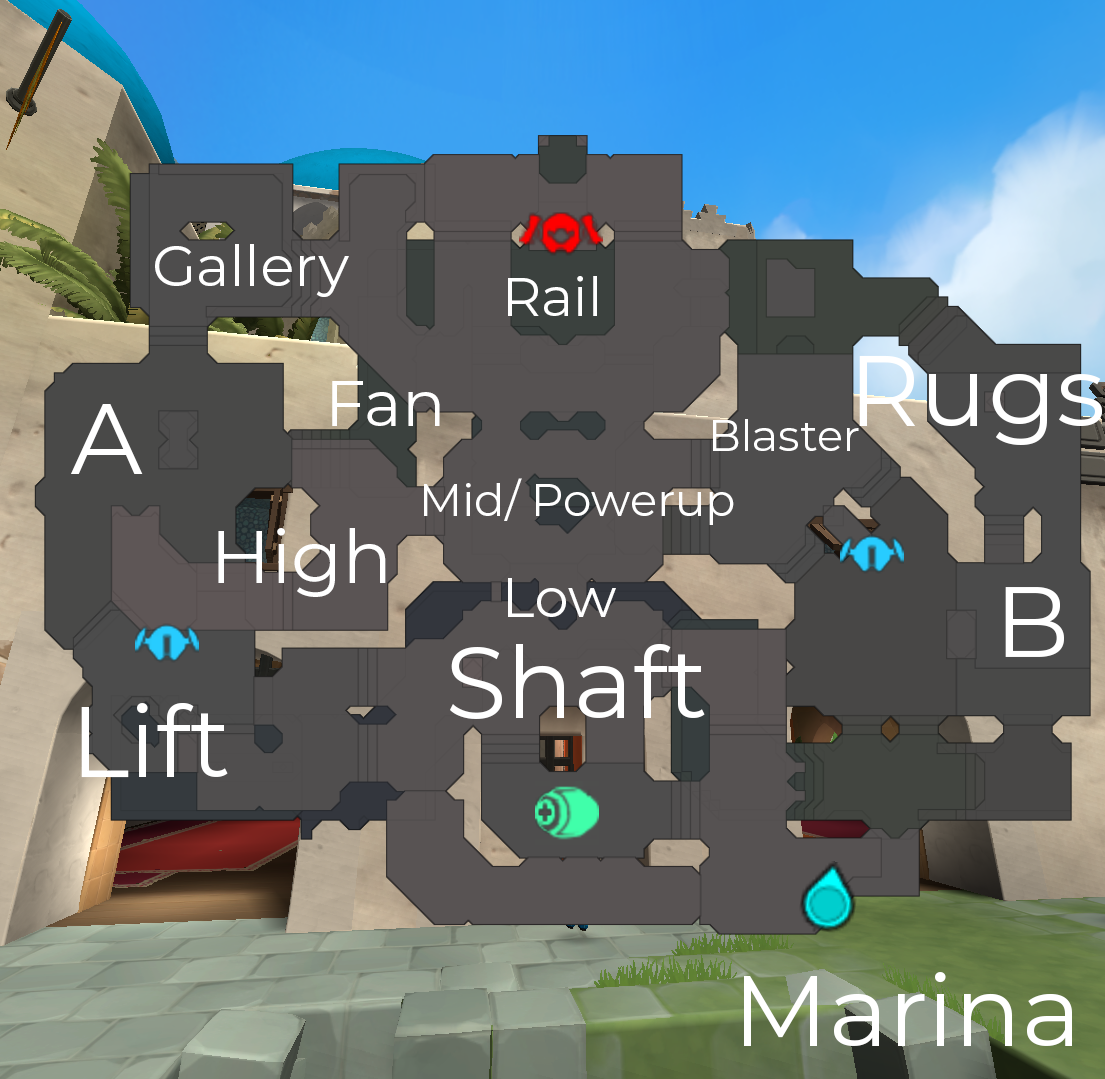
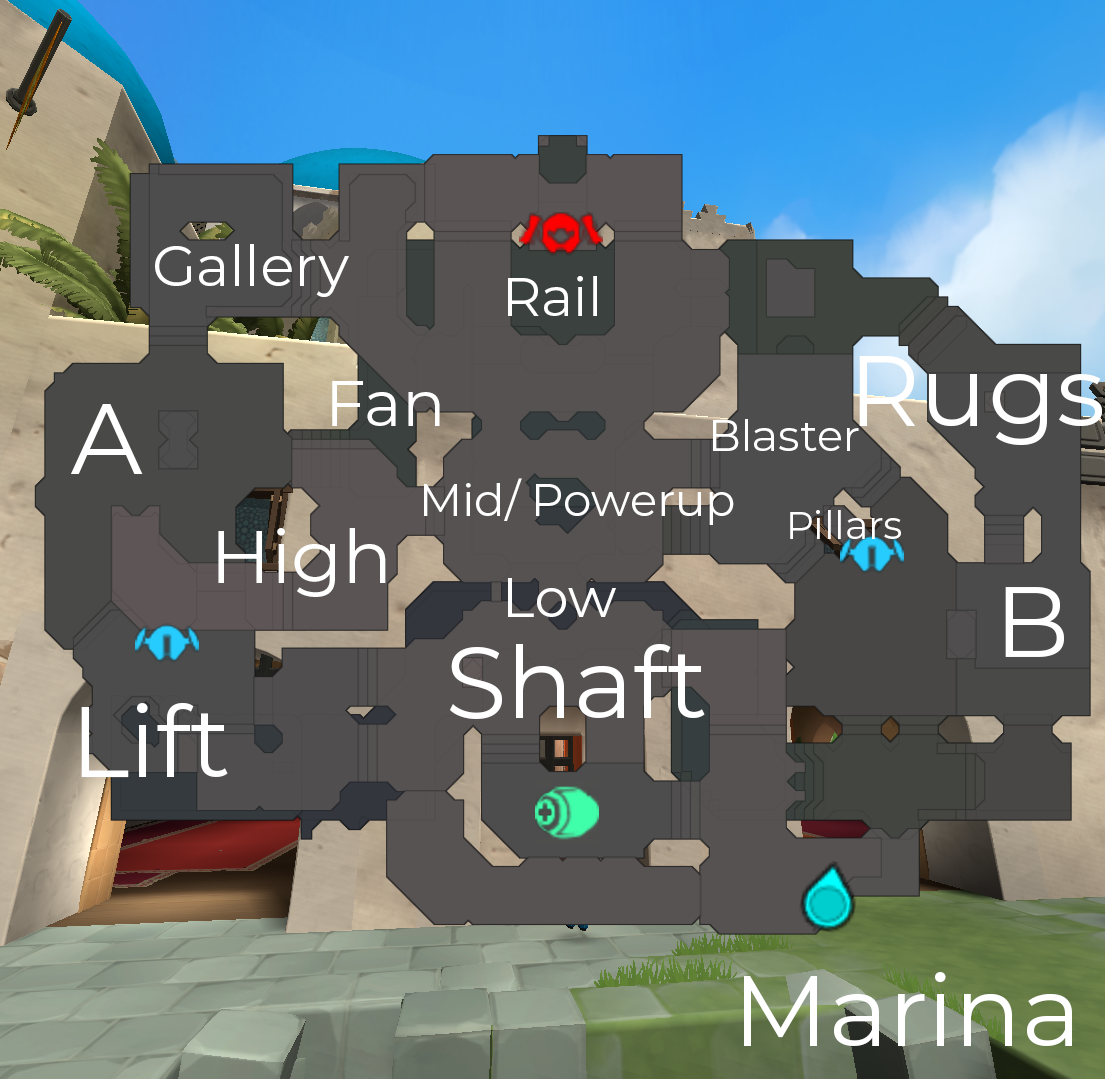
Layered file, before and after one edit (1105 × 1079). Changes by layer:
added layer "Pillars" above "Blaster" over [790, 510, 901, 539]
